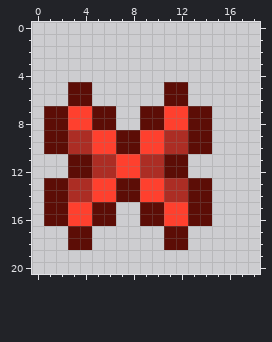
Two versions of one pixel-art sprite, Resources/Checkbox_CheckAlt.png. Above: the version before the commit.
The file is 19x21 pixels. The old version is drawn lined up with the new one.
New version:
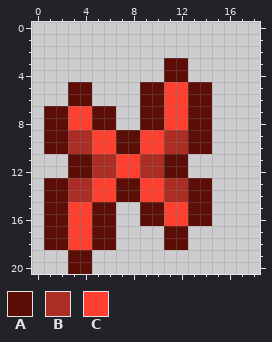
Palette (. is transparent): A #5c0d06  B #ac2d24  C #ff402e
Diff:
whole drawing moved by +1,-1 (the old picture is shown already moved)
There is now colour A in rows 3 to 4 at x 11 to 12; in rows 5 to 6 at x 9 to 10 and 13 to 14; in rows 17 to 18 at x 1 to 2 and 5 to 6; in rows 19 to 20 at x 3 to 4.
The edit turns colour A into colour C in rows 5 to 6 at x 11 to 12; in rows 17 to 18 at x 3 to 4.
